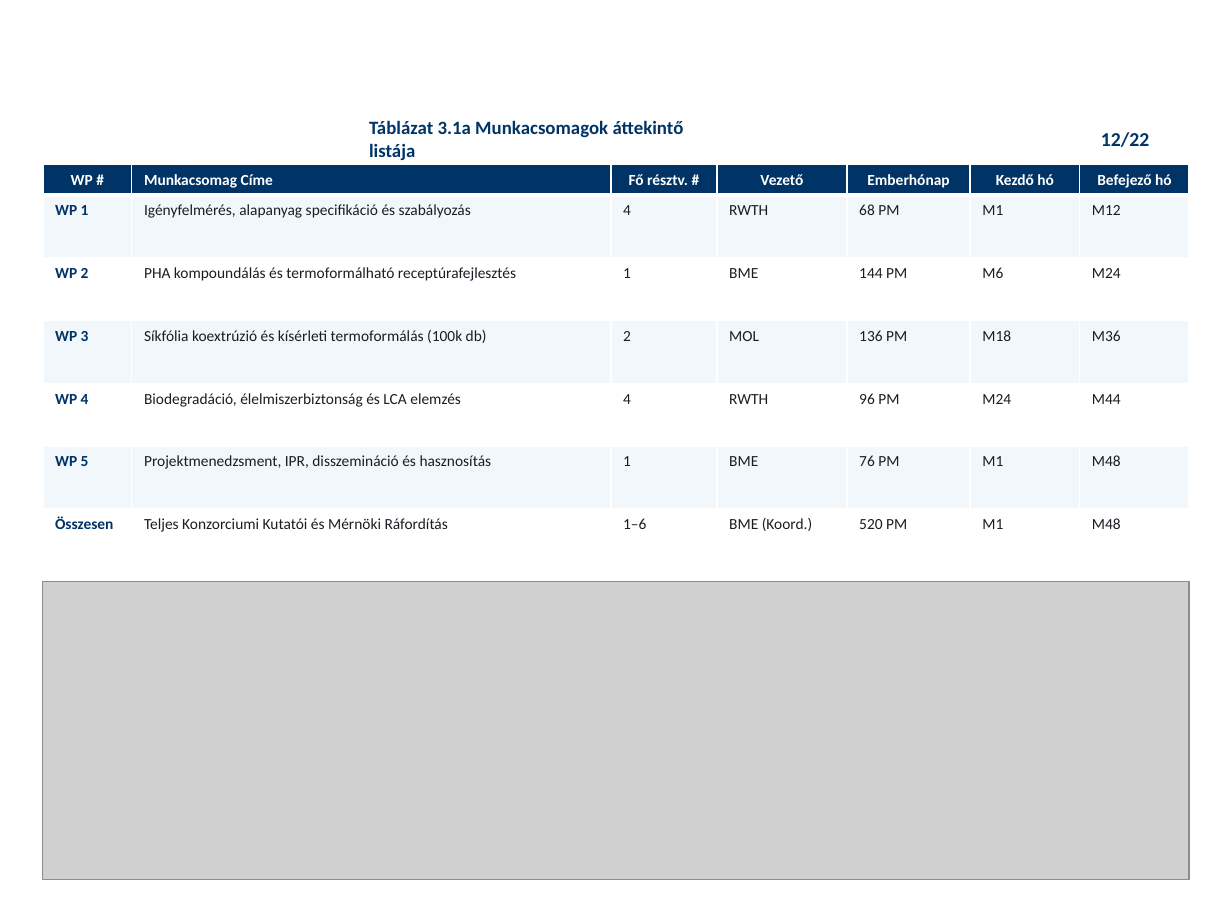
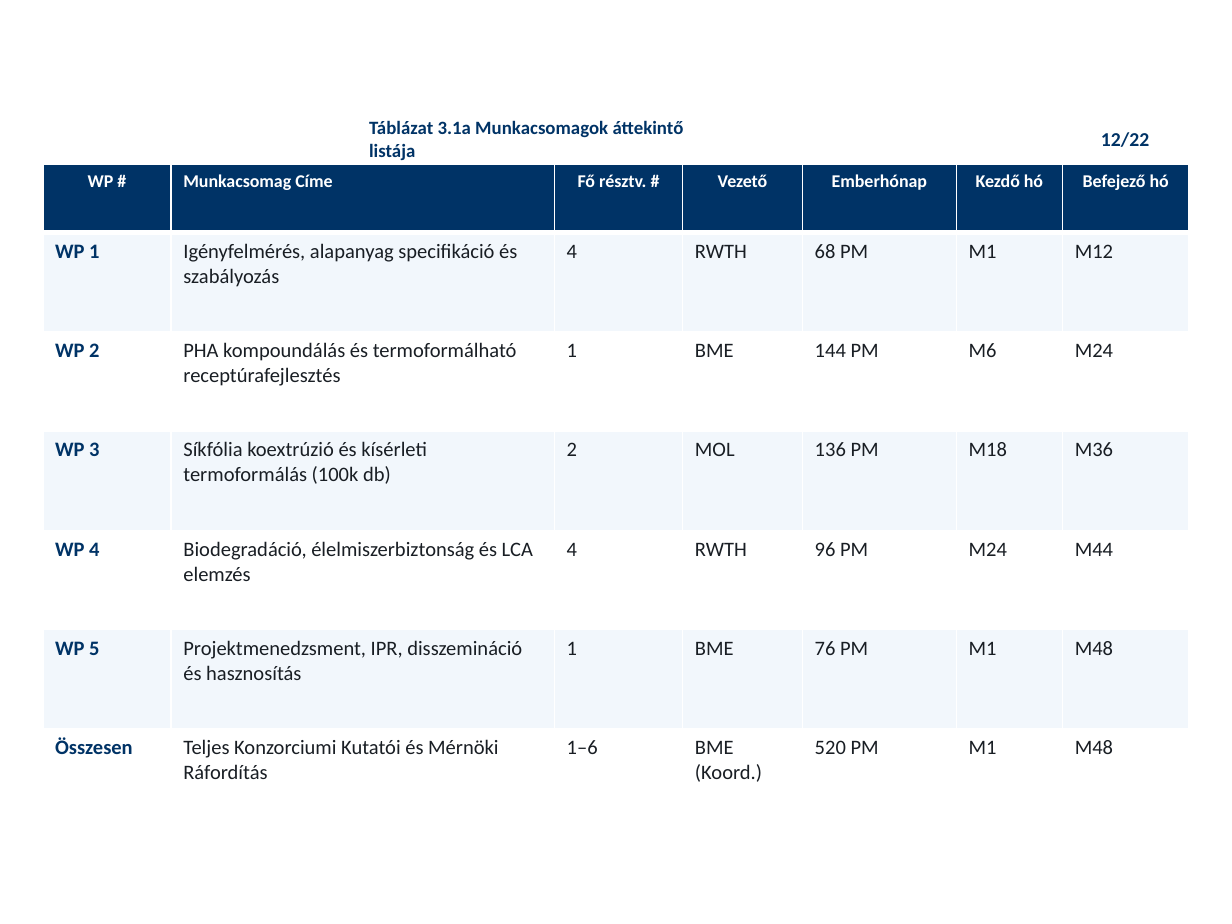
Before and after one commit to RMarci44/Fenntarthato-hulladek-projekt, a slide deck: slide 12 of PHACK_Prezentacio_Vegleges.pptx. Drawn at 1232x924 pixels with LibreOffice and Linux fonts; fonts in the diff are those of the drawing; grey boxes stand for pictures; background and template pictures are left out. Boxes give left, top, right and bottom in pixels: in the first picture for what was removed or moved away, otherwise in the second. Text is boxed around its words. In the diff, an @@ line names an element or a change of style, - is before the commit and + after.

Commit message:
Munkacsomagok Barna

```diff
--- a/PHACK_Prezentacio_Vegleges.pptx
+++ b/PHACK_Prezentacio_Vegleges.pptx
@@ table at <box>43,164,1189,786</box> @@
@@ size 9 to 10.5 pt in "WP #", "Munkacsomag Címe", "Fő résztv. #", "Vezető" and 3 more places @@
@@ size 9 to 12 pt in "WP 1", "Igényfelmérés, alapanyag specifikáció és szabályozás", "4", "RWTH" and 38 more places @@
@@ borders changed @@
@@ picture removed at <box>43,582,1189,880</box> @@
```
Also in this commit, not shown: 3 other slides changed, 4 other files.
